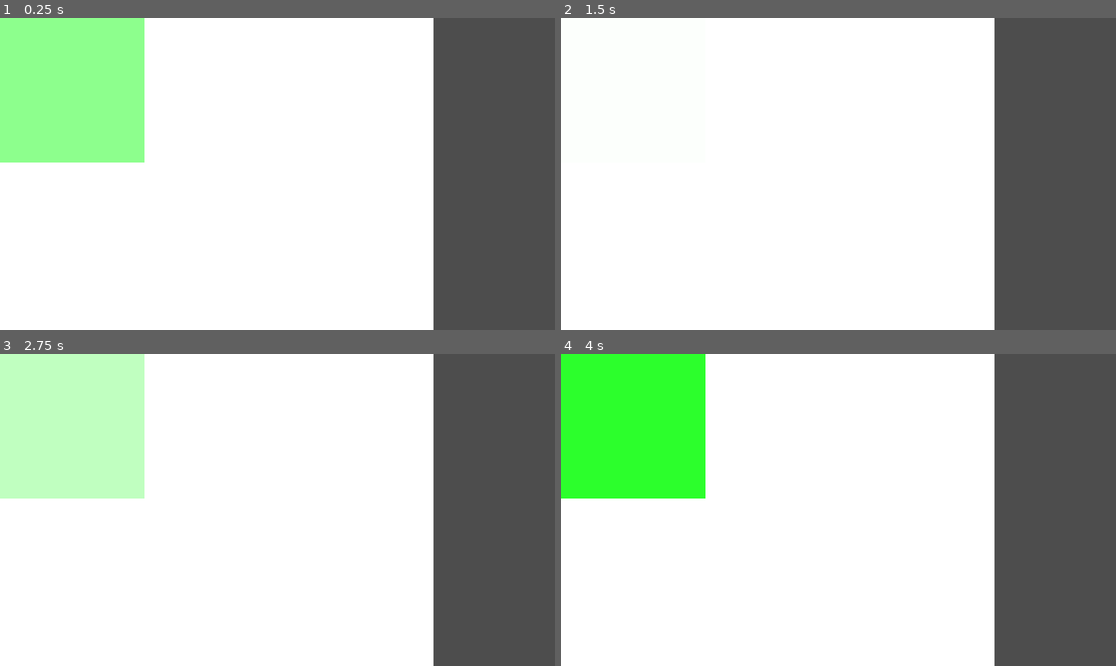
Above: before the commit, frames 1-4 (two rows, left to right).
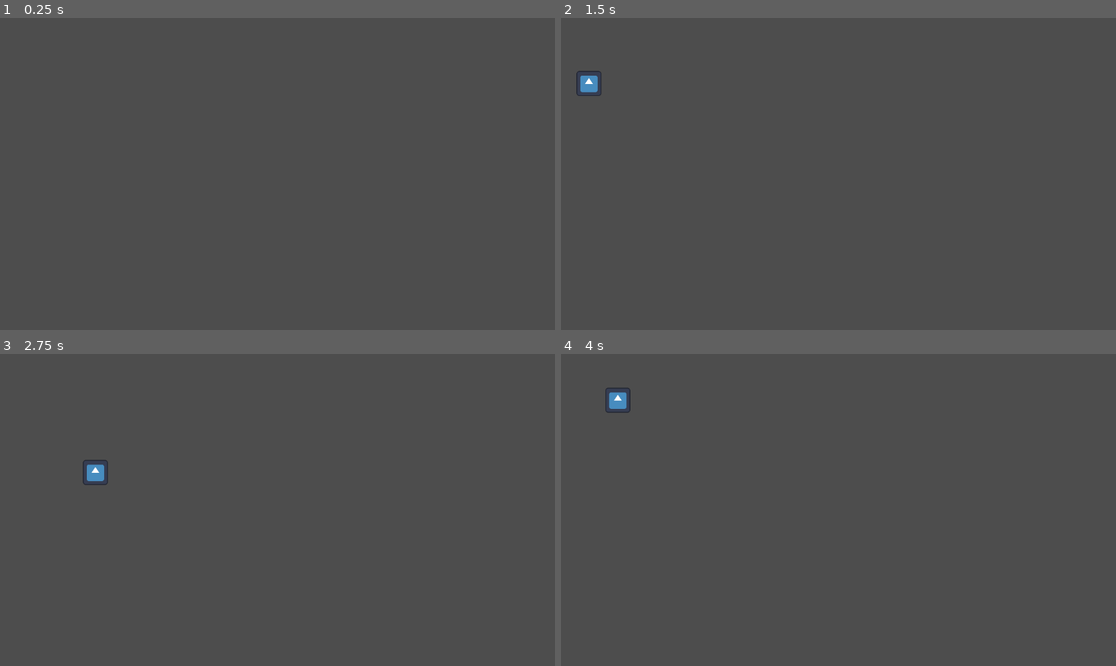
Above: after the commit, the same moments.

Repository: Jcalafange/IA_para_jogos
Game: Godot game, scene res://Cena1.tscn
The game is run twice, just before and just after one commit, with the same random seed, the same clock (stepped at 60 frames per second) and the same inputs. The engine's default icon, where the game draws it, is replaced by a stand-in: a white triangle on a blue panel in a dark square.
Inputs:
- Up to frame 1 (0.25 s): no input
- Up to frame 2 (1.5 s): hold Right (ui_right) 0.53-1.28 s; hold Down (ui_down) from 1.28 s (still down)
- Up to frame 3 (2.75 s): release Down (ui_down) at 2.03 s; hold Right (ui_right) from 2.03 s (still down)
- Up to frame 4 (4 s): release Right (ui_right) at 2.78 s; hold Up (ui_up) 2.78-3.53 s; hold Left (ui_left) from 3.53 s (still down)

The runs differ from the first frame. In frame 1, 78% of the frame differs, in the area x 0-79%, y 0-100%; in frame 2, 78%; in frame 3, 78%; in frame 4, 78%.

Commit message:
adcionado movimento da bola e area2D para informar entrada de zonas

Diff:
--- a/Cena1.tscn
+++ b/Cena1.tscn
@@ -1,66 +1,72 @@
-[gd_scene load_steps=3 format=3 uid="uid://dvkx8053yek68"]
+[gd_scene load_steps=7 format=3 uid="uid://dvkx8053yek68"]
 
 [ext_resource type="Script" path="res://Scripts/GameController.gd" id="1_k3llr"]
 [ext_resource type="Script" path="res://Scripts/ZoneController.gd" id="1_ljc02"]
+[ext_resource type="Script" path="res://Scripts/bola.gd" id="3_opcuk"]
+[ext_resource type="Texture2D" uid="uid://cflhx2ul21p2t" path="res://icon.svg" id="4_xq5yl"]
+
+[sub_resource type="RectangleShape2D" id="RectangleShape2D_aosd4"]
+size = Vector2(303, 300)
+
+[sub_resource type="RectangleShape2D" id="RectangleShape2D_rn4r2"]
+size = Vector2(52, 52)
 
 [node name="Node2D" type="Node2D"]
 
 [node name="GameController" type="Node2D" parent="."]
 script = ExtResource("1_k3llr")
 
-[node name="Zona1" type="ColorRect" parent="GameController"]
-offset_right = 300.0
-offset_bottom = 300.0
+[node name="Zona1" type="Area2D" parent="GameController"]
 script = ExtResource("1_ljc02")
 
-[node name="Zona2" type="ColorRect" parent="GameController"]
-offset_left = 300.0
-offset_right = 600.0
-offset_bottom = 300.0
+[node name="CollisionShape2D" type="CollisionShape2D" parent="GameController/Zona1"]
+position = Vector2(150.5, 151)
+shape = SubResource("RectangleShape2D_aosd4")
+
+[node name="Zona2" type="Area2D" parent="GameController"]
 script = ExtResource("1_ljc02")
 
-[node name="Zona3" type="ColorRect" parent="GameController"]
-offset_left = 600.0
-offset_right = 900.0
-offset_bottom = 300.0
+[node name="CollisionShape2D" type="CollisionShape2D" parent="GameController/Zona2"]
+position = Vector2(453.5, 151)
+shape = SubResource("RectangleShape2D_aosd4")
+
+[node name="Zona3" type="Area2D" parent="GameController"]
 script = ExtResource("1_ljc02")
 
-[node name="Zona4" type="ColorRect" parent="GameController"]
-offset_top = 300.0
-offset_right = 300.0
-offset_bottom = 600.0
+[node name="CollisionShape2D" type="CollisionShape2D" parent="GameController/Zona3"]
+position = Vector2(757.5, 151)
+shape = SubResource("RectangleShape2D_aosd4")
+
+[node name="Zona4" type="Area2D" parent="GameController"]
 script = ExtResource("1_ljc02")
 
-[node name="Zona5" type="ColorRect" parent="GameController"]
-offset_left = 300.0
-offset_top = 300.0
-offset_right = 600.0
-offset_bottom = 600.0
+[node name="CollisionShape2D" type="CollisionShape2D" parent="GameController/Zona4"]
+position = Vector2(149.5, 455)
+shape = SubResource("RectangleShape2D_aosd4")
+
+[node name="Zona5" type="Area2D" parent="GameController"]
 script = ExtResource("1_ljc02")
 
-[node name="Zona6" type="ColorRect" parent="GameController"]
-offset_left = 600.0
-offset_top = 300.0
-offset_right = 900.0
-offset_bottom = 600.0
+[node name="CollisionShape2D" type="CollisionShape2D" parent="GameController/Zona5"]
+position = Vector2(453.5, 455)
+shape = SubResource("RectangleShape2D_aosd4")
+
+[node name="Zona6" type="Area2D" parent="GameController"]
 script = ExtResource("1_ljc02")
 
-[node name="Zona7" type="ColorRect" parent="GameController"]
-offset_top = 600.0
-offset_right = 300.0
-offset_bottom = 900.0
-script = ExtResource("1_ljc02")
+[node name="CollisionShape2D" type="CollisionShape2D" parent="GameController/Zona6"]
+position = Vector2(759, 451)
+shape = SubResource("RectangleShape2D_aosd4")
 
-[node name="Zona8" type="ColorRect" parent="GameController"]
-offset_left = 300.0
-offset_top = 600.0
-offset_right = 600.0
-offset_bottom = 900.0
-script = ExtResource("1_ljc02")
+[node name="bola" type="CharacterBody2D" parent="."]
+position = Vector2(-92, 96)
+script = ExtResource("3_opcuk")
+metadata/_edit_group_ = true
 
-[node name="Zona9" type="ColorRect" parent="GameController"]
-offset_left = 600.0
-offset_top = 600.0
-offset_right = 900.0
-offset_bottom = 900.0
-script = ExtResource("1_ljc02")
+[node name="Sprite2D" type="Sprite2D" parent="bola"]
+position = Vector2(0, 7.62939e-06)
+scale = Vector2(0.40625, 0.40625)
+texture = ExtResource("4_xq5yl")
+
+[node name="CollisionShape2D" type="CollisionShape2D" parent="bola"]
+shape = SubResource("RectangleShape2D_rn4r2")
--- a/Scripts/GameController.gd
+++ b/Scripts/GameController.gd
@@ -14,13 +14,9 @@
 func _process(delta: float) -> void:
 	# Atualiza a cor das zonas ativas
 	for zone in active_zones:
-		zone.update_color(delta, 1.0)  # Chama a função de mudança de cor
+		if zone.has_method("update_color"):
+			zone.update_color(delta, 1.0)  # Chama a função de mudança de cor
 
-	# Timer para trocar a zona ativa
-	timer += delta
-	if timer >= SWITCH_INTERVAL:
-		timer = 0.0  # Reseta o timer
-		switch_zone()
 
 func switch_zone() -> void:
 	if active_zones.size() > 0:
--- a/Scripts/ZoneController.gd
+++ b/Scripts/ZoneController.gd
@@ -1,12 +1,33 @@
-extends ColorRect
+extends Area2D  # Agora herda de Area2D, e não mais de ColorRect
 
 var original_color: Color
-var target_color: Color = Color(0, 1, 0)  # Cor alvo (ex: vermelho)
+var target_color: Color = Color(0, 1, 0)  # Cor alvo (verde)
+var is_active: bool = false
 
 func _ready():
 	original_color = modulate  # Armazena a cor original
+	add_to_group("zones")  # Adiciona a zona ao grupo "zones"
+	connect("body_entered", Callable(self, "_on_body_entered"))  # Usando Callable
+	connect("body_exited", Callable(self, "_on_body_exited"))  # Usando Callable
+
+func _on_body_entered(body):
+	if body is CharacterBody2D:
+		print("A bola entrou na zona: ", self.name)  # Se a bola (jogador) entrou na zona
+		set_active(true)
+
+func _on_body_exited(body):
+	if body is CharacterBody2D:
+		print("A bola saiu da zona: ", self.name)  # Se a bola (jogador) saiu da zona
+		set_active(false)
 
 func update_color(delta: float, speed: float) -> void:
 	var time = Time.get_ticks_msec() / 1000.0  # Converte milissegundos para segundos
 	var t = sin(time * speed) * 0.5 + 0.5  # Normaliza t entre 0 e 1
-	modulate = original_color.lerp(target_color, t)  # Usando lerp
+	modulate = original_color.lerp(target_color, t)  # Usando lerp para suavizar a transição
+
+func set_active(active: bool) -> void:
+	is_active = active
+	if is_active:
+		modulate = target_color  # Muda para a cor alvo
+	else:
+		modulate = original_color  # Retorna à cor original
--- /dev/null
+++ b/Scripts/bola.gd
@@ -0,0 +1,44 @@
+extends CharacterBody2D
+
+@export var speed: float = 200.0  # Velocidade da bola
+
+func _physics_process(delta: float) -> void:
+	# Reseta a velocidade do corpo a cada frame
+	velocity = Vector2.ZERO
+
+	# Movimento básico usando setas do teclado ou WASD
+	if Input.is_action_pressed("ui_right"):
+		velocity.x += speed
+	elif Input.is_action_pressed("ui_left"):
+		velocity.x -= speed
+	if Input.is_action_pressed("ui_down"):
+		velocity.y += speed
+	elif Input.is_action_pressed("ui_up"):
+		velocity.y -= speed
+
+	# Move a bola usando move_and_slide()
+	if velocity.length() > 0:
+		velocity = velocity.normalized() * speed  # Normaliza para manter velocidade constante
+	move_and_slide()
+
+	# Checa colisão com zonas
+	check_zone_collision()
+
+func check_zone_collision() -> void:
+	for zone in get_tree().get_nodes_in_group("zones"):
+		if zone.has_node("CollisionShape2D"):
+			var collision_shape = zone.get_node("CollisionShape2D") as CollisionShape2D
+			if collision_shape and collision_shape.shape is RectangleShape2D:
+				var rect_size = collision_shape.shape.extents * 2  # Extensões para obter o tamanho total do retângulo
+				var zone_position = zone.global_position
+
+				# Verifica se a posição da bola está dentro dos limites do retângulo
+				if self.global_position.x > zone_position.x - rect_size.x / 2 and \
+				   self.global_position.x < zone_position.x + rect_size.x / 2 and \
+				   self.global_position.y > zone_position.y - rect_size.y / 2 and \
+				   self.global_position.y < zone_position.y + rect_size.y / 2:
+					zone.set_active(true)
+				else:
+					zone.set_active(false)
+		else:
+			print("Aviso: Zona '%s' não possui um CollisionShape2D." % zone.name)
